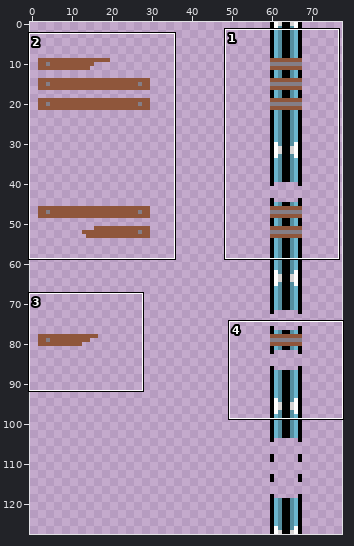
One commit to this sprite sheet: assets/tilesheet/windows.png. The picture above shows the old version from afar; the outline marks the close-up.
Close-up. The starting point:
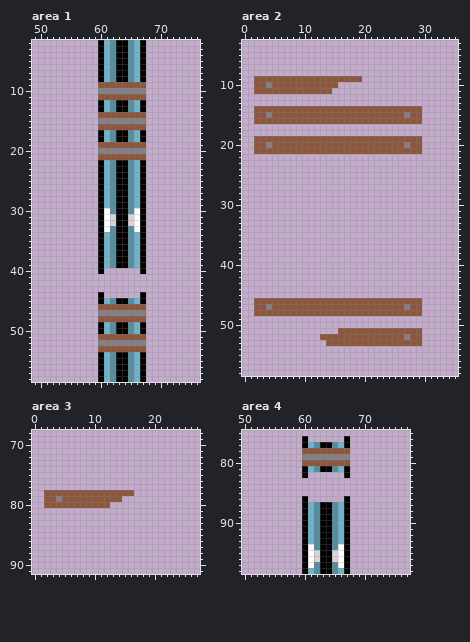
The file is 96x128 pixels. Shown: area 1: x 49..76, y 2..58; area 2: x 0..35, y 3..58; area 3: x 0..27, y 68..91; area 4: x 50..77, y 75..98. The wide view leaves out empty margins.
Once edited:
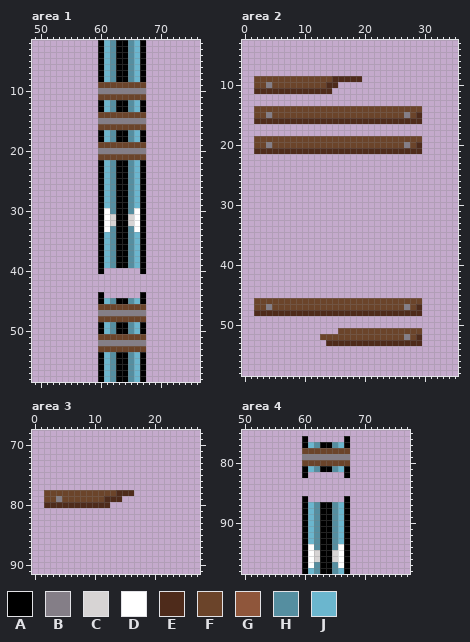
Palette (. is transparent): A #000000  B #847e87  C #d7d4d4  D #ffffff  E #4e2b1b  F #6b442a  G #8f563b  H #558ea0  J #6bb6ce
Changes in this commit:
Changed rows in their new state; - is an unchanged pixel.
Area 1:
first column x 60:
 9 FFFFFFFF
11 FFFFFFFF
14 FFFFFFFF
16 FFFFFFFF
19 FFFFFFFF
21 FFFFFFFF
first column x 60:
46 FFFFFFFF
48 FFFFFFFF
51 FFFFFFFF
53 FFFFFFFF
Area 2:
first column x 2:
 9 FFFFFFFFFFFFFEEEEE----------
10 FF-FFFFFFFFFEE--------------
11 EEEEEEEEEEEEE---------------
14 FFFFFFFFFFFFFFFFFFFFFFFFFFFF
15 FF-FFFFFFFFFFFFFFFFFFFFFF-FE
16 EEEEEEEEEEEEEEEEEEEEEEEEEEEE
19 FFFFFFFFFFFFFFFFFFFFFFFFFFFF
20 FF-FFFFFFFFFFFFFFFFFFFFFF-FE
21 EEEEEEEEEEEEEEEEEEEEEEEEEEEE
first column x 2:
46 FFFFFFFFFFFFFFFFFFFFFFFFFFFF
47 FF-FFFFFFFFFFFFFFFFFFFFFF-FE
48 EEEEEEEEEEEEEEEEEEEEEEEEEEEE
51 --------------FFFFFFFFFFFFFF
52 -----------FFFFFFFFFFFFFF-FE
53 ------------EEEEEEEEEEEEEEEE
Area 3:
first column x 2:
78 FFFFFFFFFFFFEEE
79 FF-FFFFFFFEEE--
80 EEEEEEEEEEE----
Area 4:
first column x 60:
78 FFFFFFFF
80 FFFFFFFF
Pixel boxes of the changes (left, top, right, bottom) in both close-ups:
changed: (98, 82, 146, 160)
changed: (98, 304, 146, 352)
changed: (254, 76, 422, 154)
changed: (254, 298, 422, 346)
changed: (44, 490, 134, 508)
changed: (302, 448, 350, 466)
